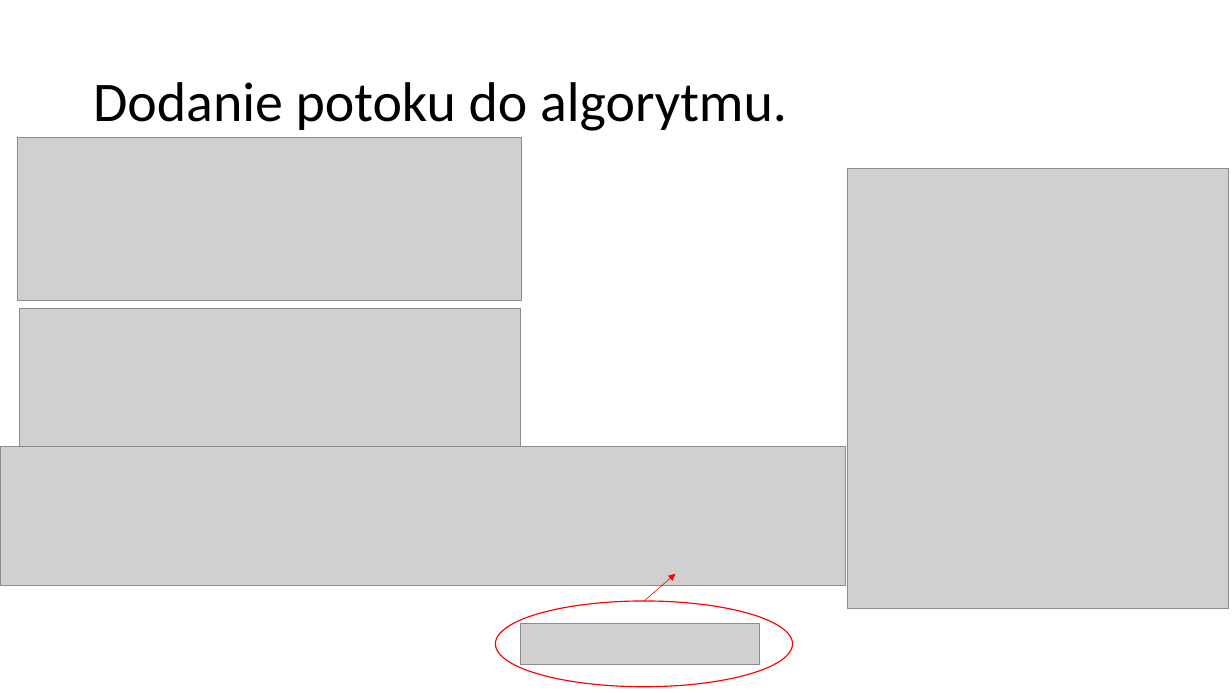
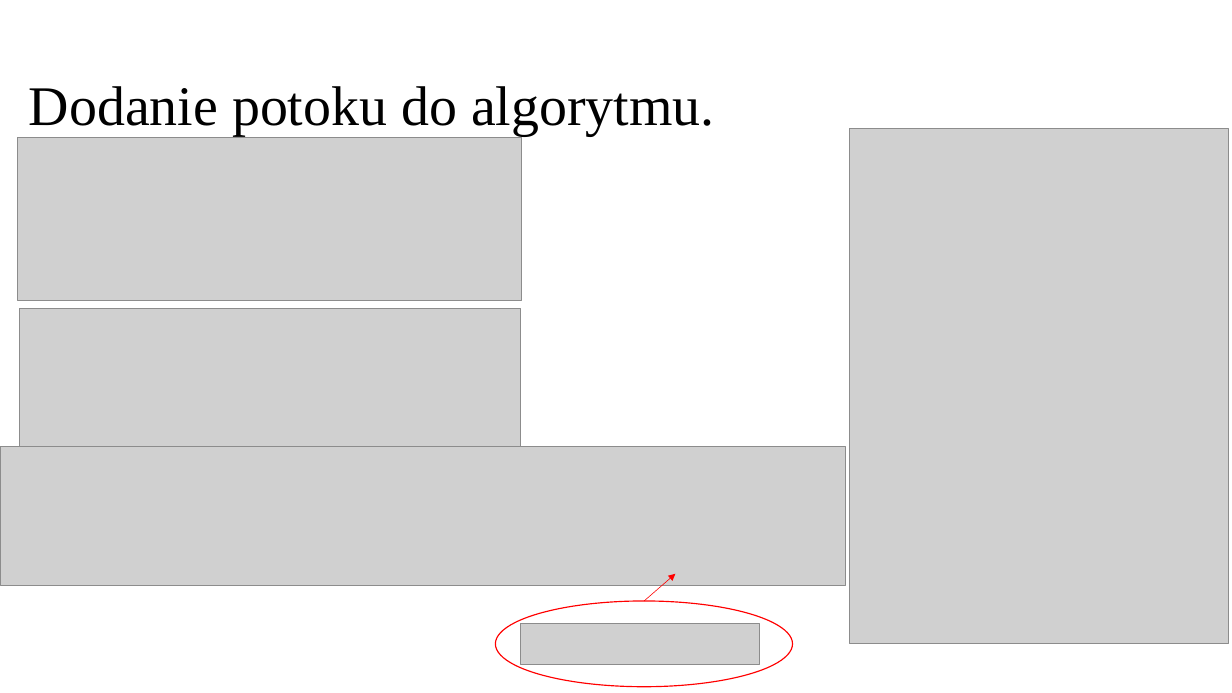
Before and after one commit to fraczpa22/SDUP_BWT_transformata, a slide deck: slide 5 of mpims_Paweł_Frączkiewicz.ppt. Drawn at 1232x693 pixels with LibreOffice and Linux fonts; fonts in the diff are those of the drawing; grey boxes stand for pictures; background and template pictures are left out. Boxes give left, top, right and bottom in pixels: in the first picture for what was removed or moved away, otherwise in the second. Text is boxed around its words. In the diff, an @@ line names an element or a change of style, - is before the commit and + after.

Commit message:
dodanie prezentacji

```diff
--- a/mpims_Paweł_Frączkiewicz.ppt
+++ b/mpims_Paweł_Frączkiewicz.ppt
@@ title "Dodanie potoku do algorytmu.": place and size @@
-title "Dodanie potoku do algorytmu." at box(93, 82, 787, 131)
+title "Dodanie potoku do algorytmu." at box(29, 86, 714, 136)
@@ title "Dodanie potoku do algorytmu." at box(29, 86, 714, 136): font Calibri to Times New Roman @@
@@ picture: place and size @@
-picture at box(847, 169, 1229, 608)
+picture at box(850, 128, 1229, 643)
```
Also in this commit, not shown: 7 other slides changed.
